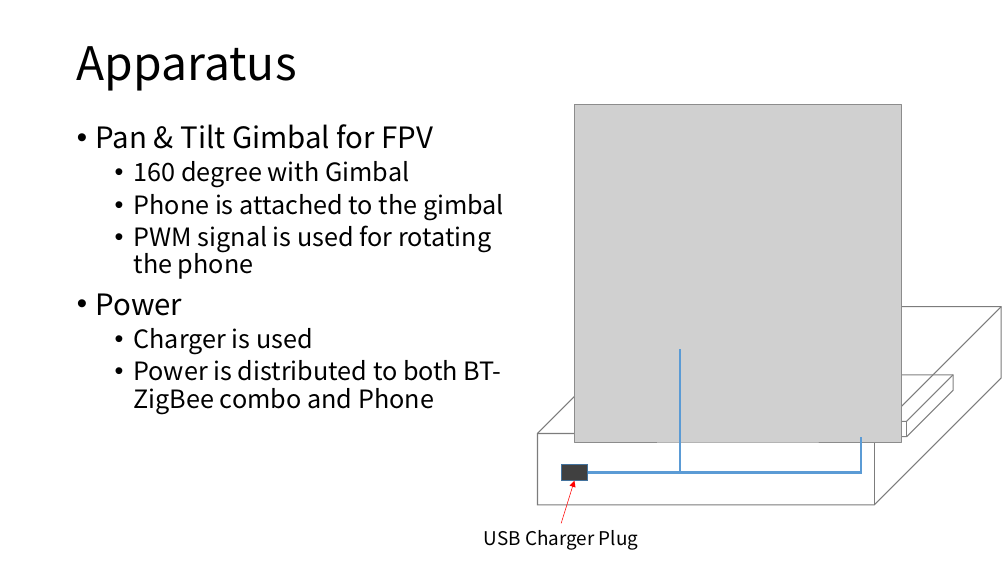
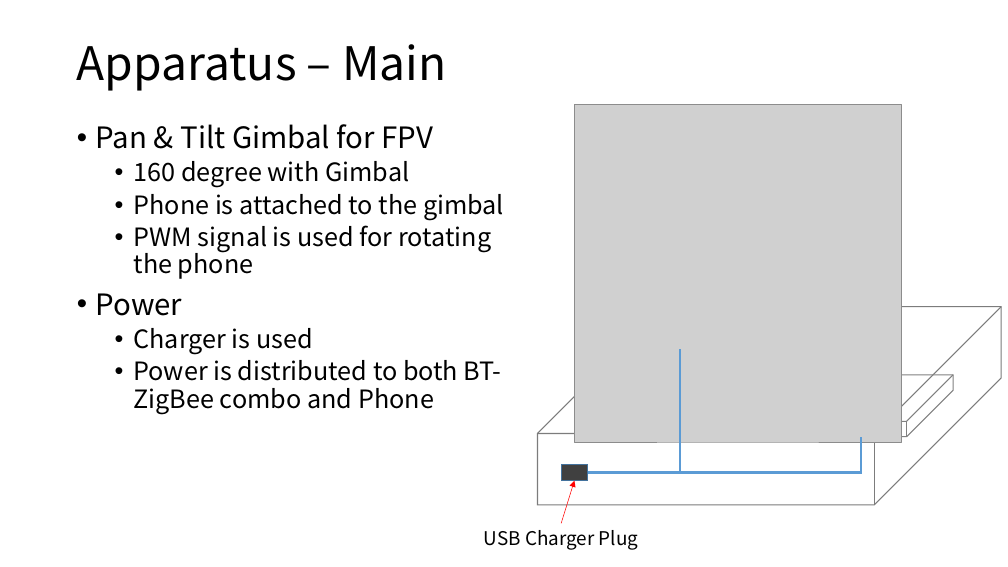
Before and after one commit to PingguSoft/Schematics, a slide deck: slide 7 of ZigBeeHA/docs/zigbee_sw.pptx. Drawn at 1008x567 pixels with LibreOffice and Linux fonts; fonts in the diff are those of the drawing; grey boxes stand for pictures. Boxes give left, top, right and bottom in pixels: in the first picture for what was removed or moved away, otherwise in the second. Text is boxed around its words. In the diff, an @@ line names an element or a change of style, - is before the commit and + after.

```diff
--- a/ZigBeeHA/docs/zigbee_sw.pptx
+++ b/ZigBeeHA/docs/zigbee_sw.pptx
@@ title at [77, 44, 446, 91]: text changed @@
-Apparatus
+Apparatus – Main
```
Also in this commit, not shown: 2 slides added, 1 slide removed, 11 other files.
